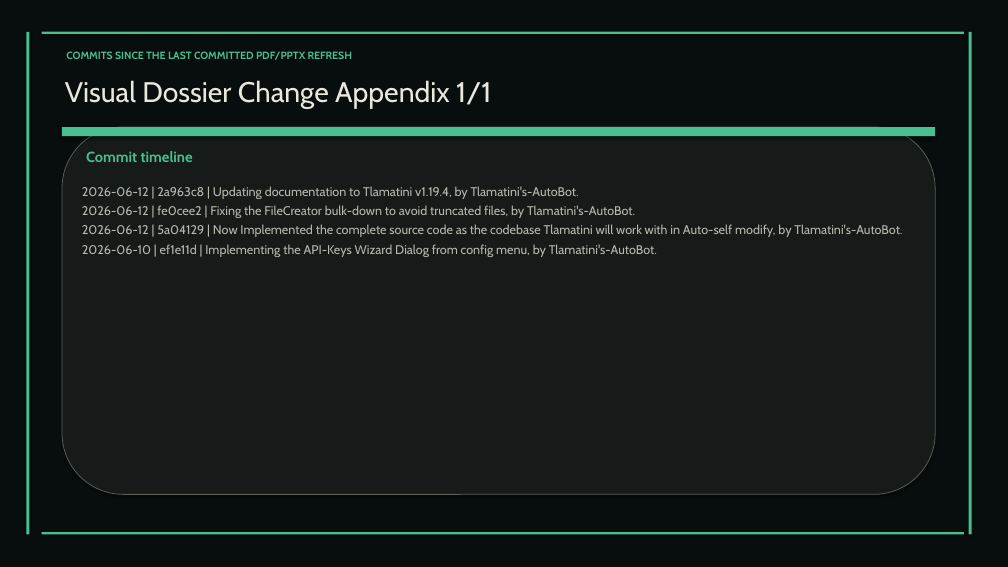
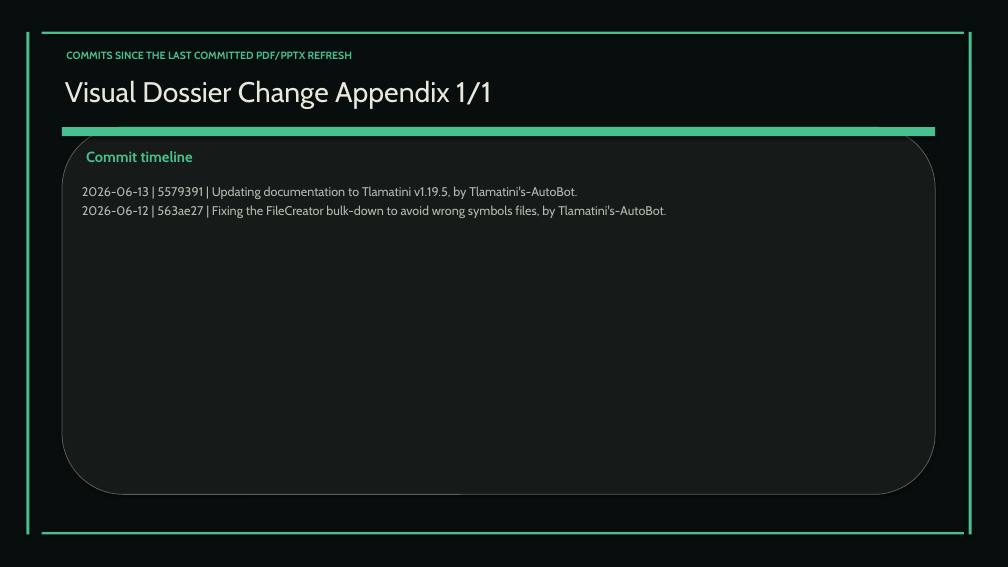
Before and after one commit to XAIHT/Tlamatini, a slide deck: slide 61 of Tlamatini_eXtended_Artificial_Intelligence_Humanly_Tempered.pptx (slide 60 before the commit). Drawn at 1008x567 pixels with LibreOffice and Linux fonts; fonts in the diff are those of the drawing. Boxes give left, top, right and bottom in pixels: in the first picture for what was removed or moved away, otherwise in the second. Text is boxed around its words. In the diff, an @@ line names an element or a change of style, - is before the commit and + after.

Commit message:
Updating visual documentation to Tlamatini v1.19.5, by Tlamatini's-AutoBot.

```diff
--- a/Tlamatini_eXtended_Artificial_Intelligence_Humanly_Tempered.pptx
+++ b/Tlamatini_eXtended_Artificial_Intelligence_Humanly_Tempered.pptx
@@ text at <box>82,186,666,218</box>: text changed @@
-2026-06-12 | 2a963c8 | Updating documentation to Tlamatini v1.19.4, by Tlamatini's-AutoBot.
-2026-06-12 | fe0cee2 | Fixing the FileCreator bulk-down to avoid truncated files, by Tlamatini's-AutoBot.
-2026-06-12 | 5a04129 | Now Implemented the complete source code as the codebase Tlamatini will work with in Auto-self modify, by Tlamatini's-AutoBot.
-2026-06-10 | ef1e11d | Implementing the API-Keys Wizard Dialog from config menu, by Tlamatini's-AutoBot.
+2026-06-13 | 5579391 | Updating documentation to Tlamatini v1.19.5, by Tlamatini's-AutoBot.
+2026-06-12 | 563ae27 | Fixing the FileCreator bulk-down to avoid wrong symbols files, by Tlamatini's-AutoBot.
```
Also in this commit, not shown: 17 other slides changed, 2 slides added, 2 other files.
